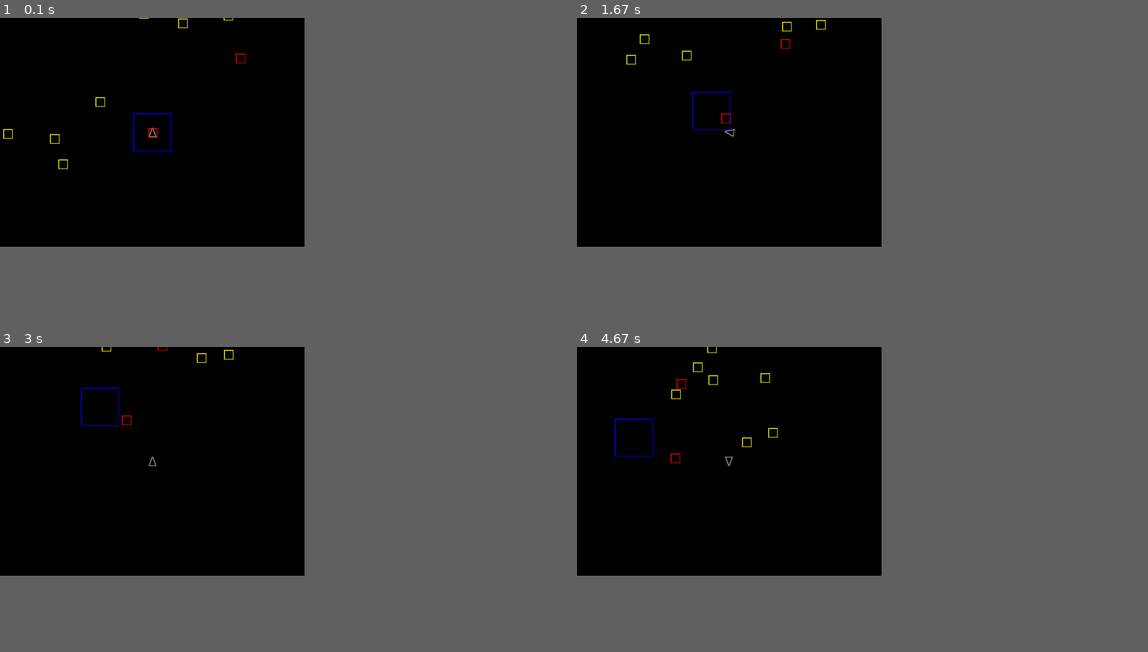
Above: before the commit, frames 1-4 (two rows, left to right).
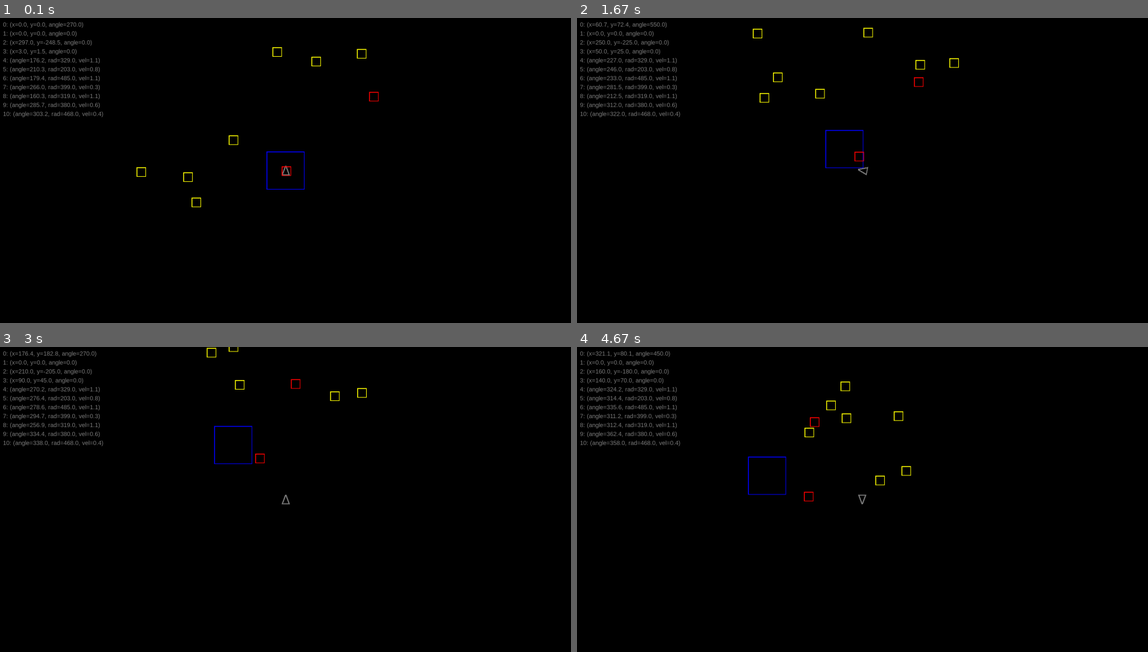
Above: after the commit, the same moments.

Repository: straylight77/arcade
Game: pygame game, started from pygame/miner2525.py
Same seed, same stepped clock (60 frames per second), same inputs: the game is played once before the commit and once after it.
Inputs:
- Up to frame 1 (0.1 s): no input
- Up to frame 2 (1.67 s): hold Right 0.33-0.8 s; hold Up 0.83-1.13 s; hold Right 1.17-1.63 s
- Up to frame 3 (3 s): hold Left 1.67-2.2 s; hold Left 2.23-2.63 s; hold Up from 2.67 s (still down)
- Up to frame 4 (4.67 s): release Up at 3.03 s; hold Right 3.07-3.7 s; hold Left 3.73-4.2 s; hold Right from 4.23 s (still down)
In our replay, the window is 480x360 before the commit and 900x480 after it. These sizes can differ from the game's own. Grey fills any space a smaller window leaves; there, only what the larger window draws over its background counts as a difference.

The runs differ from the first frame. In frame 1, 1.8% of the frame differs, in the area x 0-67%, y 0-63%; in frame 2, 1.8%; in frame 3, 1.7%; in frame 4, 1.9%, in the area x 0-59%, y 0-52%.

Commit message:
Added a __str__ method to base object and consolidated the debug info.

Diff:
--- a/pygame/miner2525.py
+++ b/pygame/miner2525.py
@@ -4,8 +4,10 @@
 from pygame.locals import *
 
 FPS = 30
-MAX_X = 1024
-MAX_Y = 768
+#MAX_X, MAX_Y = 1024, 768
+MAX_X, MAX_Y = 1920, 1024
+
+
 
 WHITE     = (255, 255, 255)
 GRAY      = (128, 128, 128)
@@ -38,7 +40,7 @@
         self.drag = 0.9
 
     def __str__(self):
-        return f"pos: ({self.pos[0]:.1f}, {self.pos[1]:.1f}, {self.angle:.1f})"
+        return f"(x={self.pos[0]:.1f}, y={self.pos[1]:.1f}, angle={self.angle:.1f})"
 
     def update(self, *args):
         x = self.pos[0] + self.vel[0]
@@ -136,6 +138,9 @@
         self.radius = radius
         self.vel = vel
 
+    def __str__(self):
+        return f"(angle={self.angle:.1f}, rad={self.radius:.1f}, vel={self.vel:.1f})"
+
     def update(self):
         self.angle += self.vel
 
@@ -238,7 +243,6 @@
 
     allsprites.add(asteroids2)
 
-
     #main game loop
     while True:
 
@@ -256,18 +260,11 @@
         DISPLAY.fill(BGCOLOR)
         allsprites.draw(DISPLAY)
 
-        #i = 0
-        #for s in asteroids.sprites():
-        #    msg = f"{i}: ({s.pos[0]:.1f}, {s.pos[1]:.1f}, {s.angle:.1f})"
-        #    msg_disp = FONT1.render(msg, True, RED, BLACK)
-        #    DISPLAY.blit(msg_disp, (10, 10+i*30))
-        #    i += 1
-
-        #for s in asteroids2.sprites():
-        #    msg = f"{i}: ({s.angle:.1f}, {s.radius:.1f}, {s.vel:.1f})"
-        #    msg_disp = FONT1.render(msg, True, YELLOW, BLACK)
-        #    DISPLAY.blit(msg_disp, (10, 10+i*30))
-        #    i += 1
+        i = 0
+        for s in allsprites.sprites():
+            msg_disp = FONT1.render(f"{i}: {s}", True, GRAY, BLACK)
+            DISPLAY.blit(msg_disp, (10, 10+i*30))
+            i += 1
 
         # advance game frame
         pygame.display.update()
